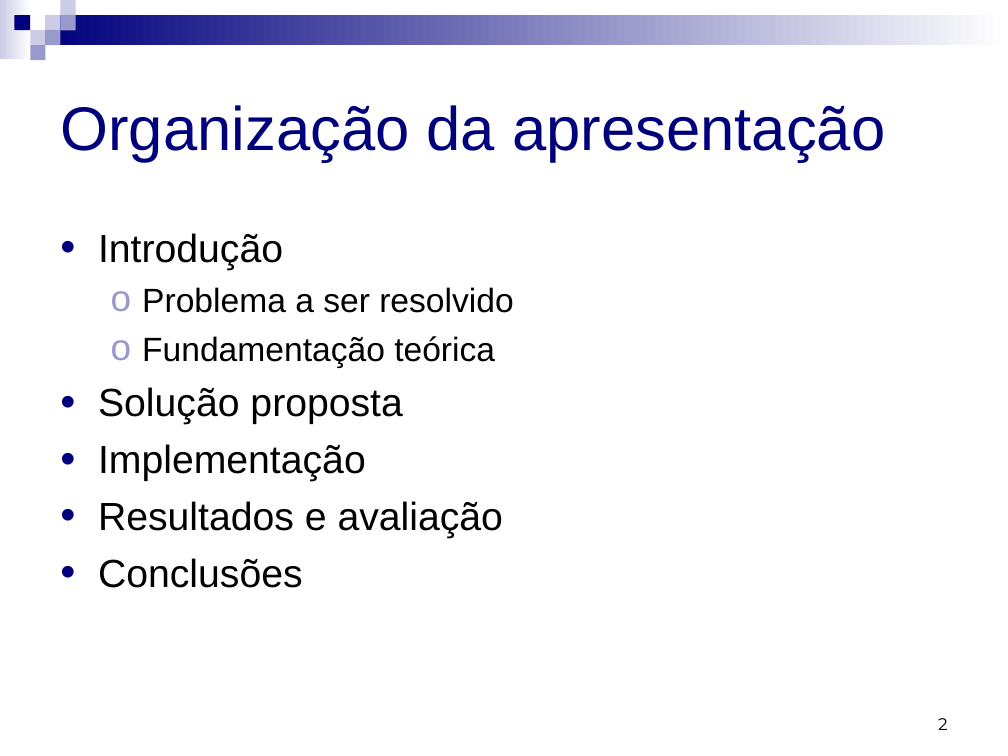
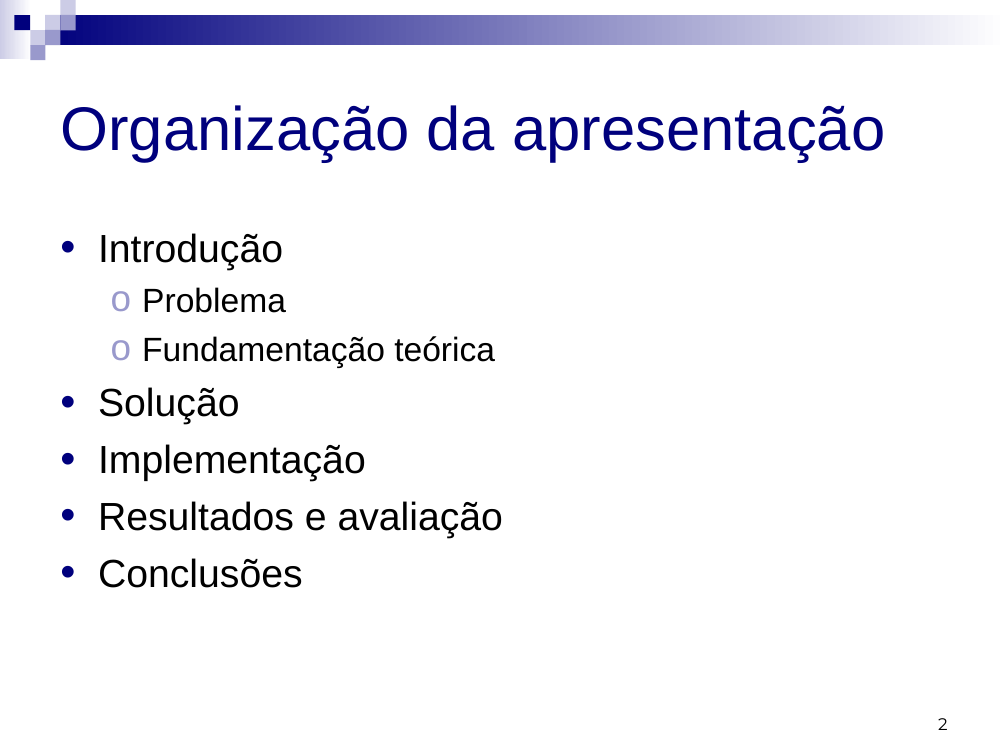
Before and after one commit to micheldavid/tcc-michel, a slide deck: slide 2 of Apresentação/Michel David da Costa - Apresentação.ppt. Drawn at 1008x756 pixels with LibreOffice and Linux fonts; fonts in the diff are those of the drawing. Boxes give left, top, right and bottom in pixels: in the first picture for what was removed or moved away, otherwise in the second. Text is boxed around its words. In the diff, an @@ line names an element or a change of style, - is before the commit and + after.

```diff
--- a/Apresentação/Michel David da Costa - Apresentação.ppt
+++ b/Apresentação/Michel David da Costa - Apresentação.ppt
@@ text at [142,287,286,313]: text changed @@
-  ο Problema a ser resolvido
+  ο Problema
@@ text at [98,387,240,424]: text changed @@
-• Solução proposta
+• Solução
```
Also in this commit, not shown: 6 other slides changed, 2 slides added, 1 slide removed.
